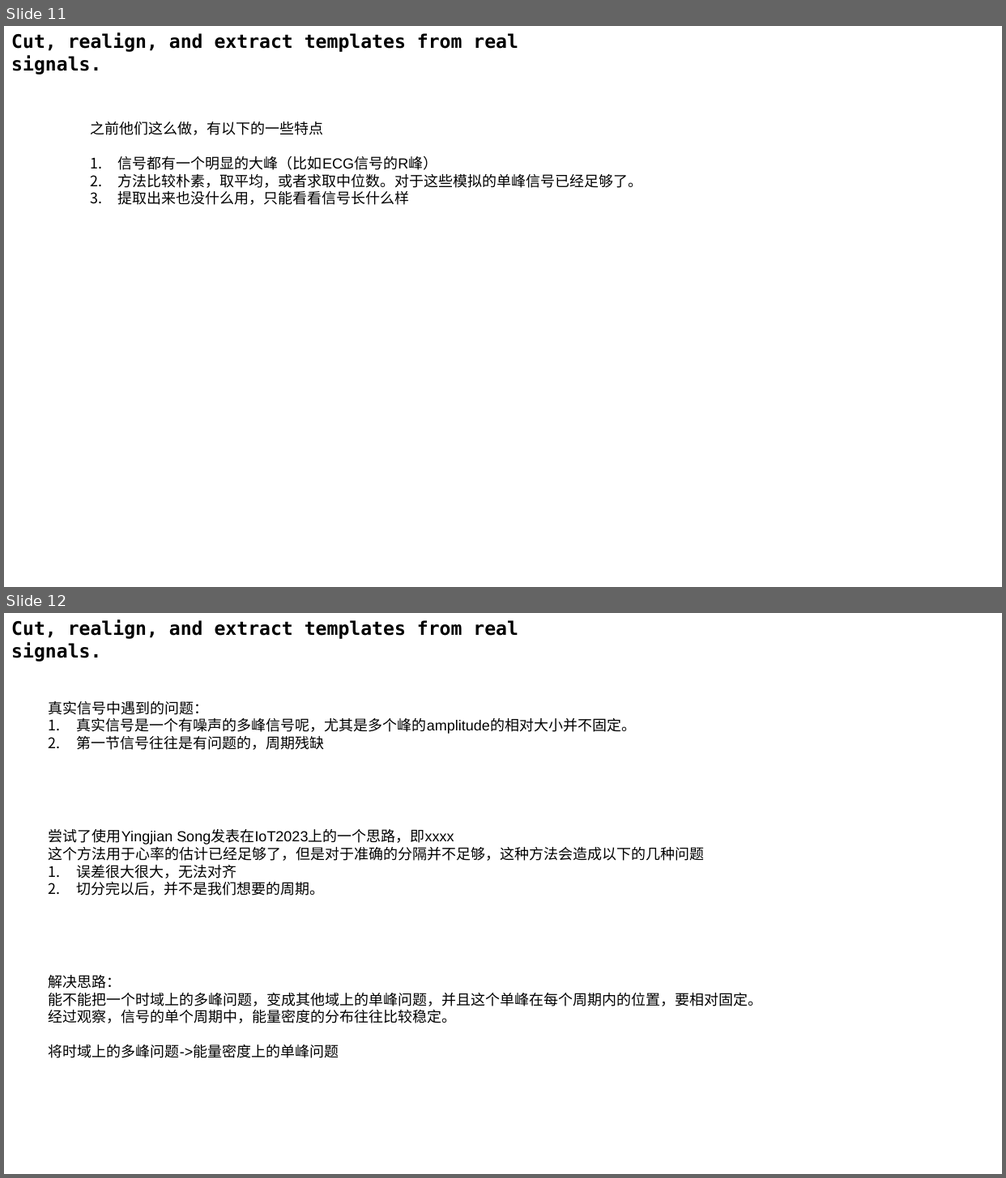
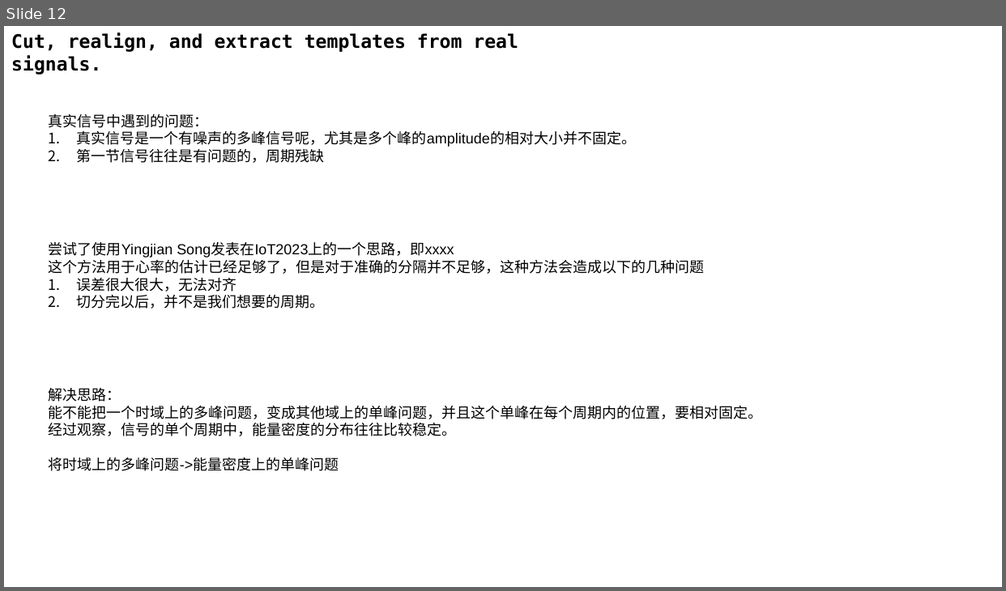
Before and after one commit to A-Big-Tortoise/Presentation, a slide deck: Presentation_1212_JiayuChen.pptx. Shown one above the other, each under a label of ours: slides 11 and 12 before the commit, slide 12 after it. The pictures are 1006x1178 and 1006x591 pixels, drawn with LibreOffice and Linux fonts; fonts in the diff are those of the drawing. Boxes give left, top, right and bottom in pixels: in the first picture for what was removed or moved away, otherwise in the second. Text is boxed around its words. In the diff, an @@ line names an element or a change of style, - is before the commit and + after.

```diff
--- a/Presentation_1212_JiayuChen.pptx
+++ b/Presentation_1212_JiayuChen.pptx
@@ slide 11 removed at [4, 26, 1002, 587], background #FFFFFF @@
@@ text removed at [11, 32, 518, 75] @@
-Cut, realign, and extract templates from real signals.
@@ text removed at [90, 122, 643, 205] @@
-之前他们这么做，有以下的一些特点
-1. 信号都有一个明显的大峰（比如ECG信号的R峰）
-2. 方法比较朴素，取平均，或者求取中位数。对于这些模拟的单峰信号已经足够了。
-3. 提取出来也没什么用，只能看看信号长什么样
```
Also in this commit, not shown: 3 slides changed, 2 slides added, 1 other slide removed.
